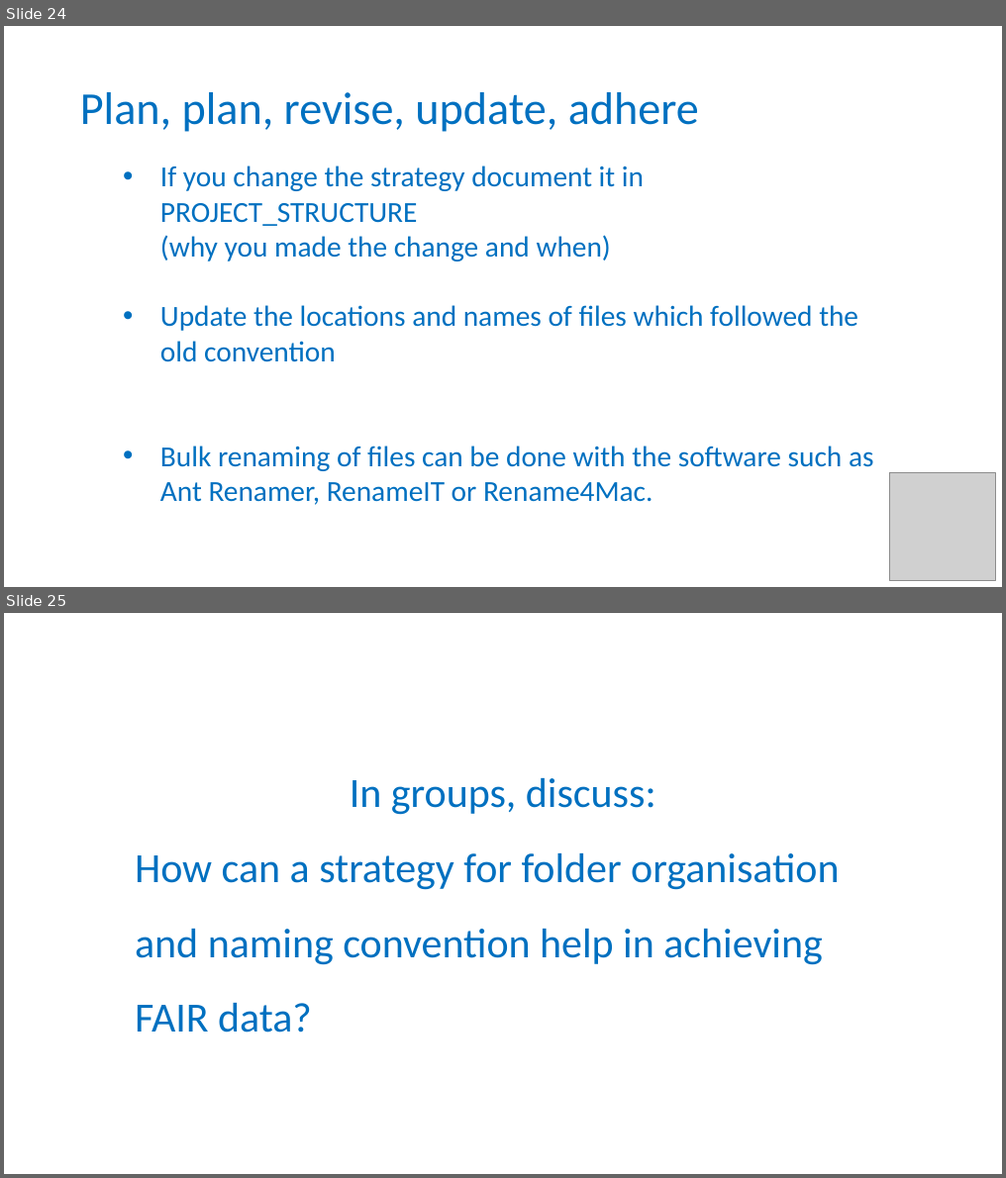
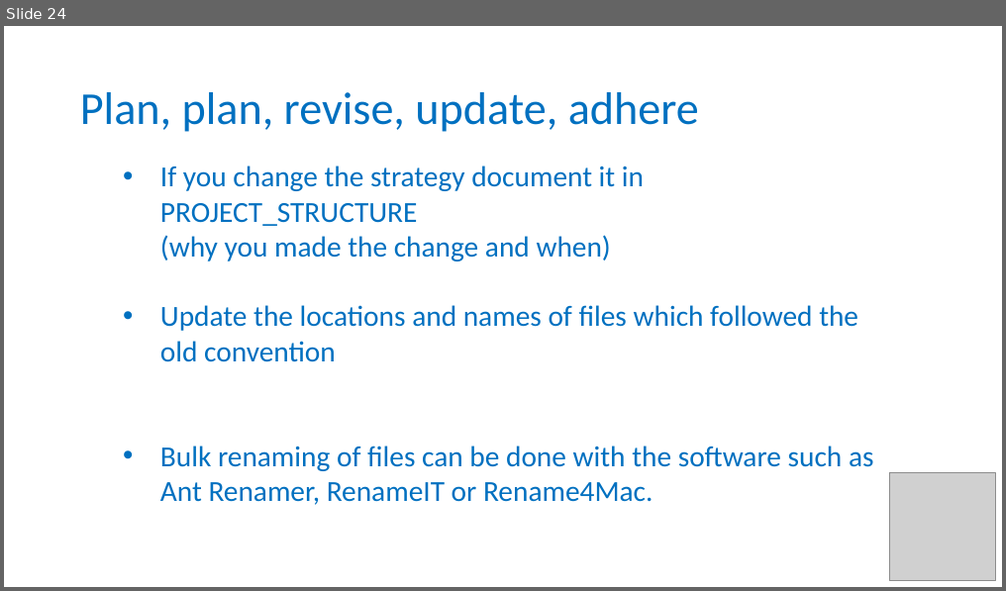
Before and after one commit to carpentries-incubator/fair-bio-practice, a slide deck: instructors/09-working-with-files_v3.0.pptx. Shown one above the other, each under a label of ours: slides 24 and 25 before the commit, slide 24 after it. The pictures are 1006x1178 and 1006x591 pixels, drawn with LibreOffice and Linux fonts; fonts in the diff are those of the drawing; grey boxes stand for pictures; background and template pictures are left out. Boxes give left, top, right and bottom in pixels: in the first picture for what was removed or moved away, otherwise in the second. Text is boxed around its words. In the diff, an @@ line names an element or a change of style, - is before the commit and + after.

```diff
--- a/instructors/09-working-with-files_v3.0.pptx
+++ b/instructors/09-working-with-files_v3.0.pptx
@@ slide 25 removed at (x1=4, y1=613, x2=1002, y2=1174), background #FFFFFF @@
@@ text removed at (x1=135, y1=778, x2=839, y2=1033) @@
-In groups, discuss:
-How can a strategy for folder organisation and naming convention help in achieving FAIR data?
```
Also in this commit, not shown: 1 slide changed, 2 slides added, 1 other file.
